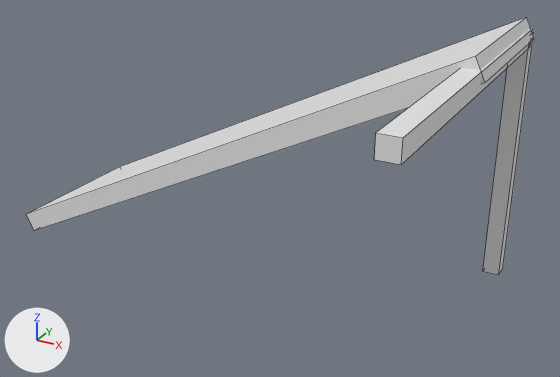
Two versions of the FBX model Assets/Models/Tetrominos/Slides/VS3.fbx, one commit apart.
Camera for both pictures: a camera (50 mm lens) standing at (11.34, -3.9, 6.96) and looking at (9.38, -0.33, 5.18). Arrows for +X, +Y and +Z are at lower left; the lights stay in place. Mesh edges are drawn as thin lines. Where no turn or scale is listed for an object, it has been applied to the vertices.
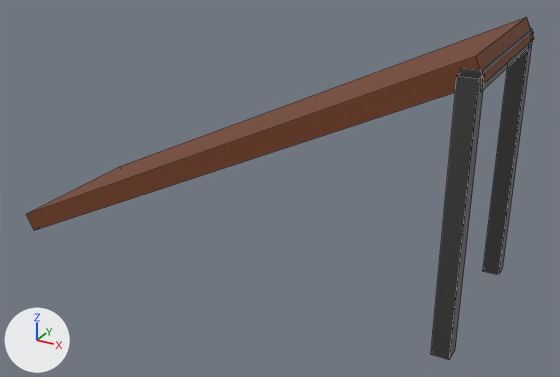
Edits to the bpy script that builds the scene:
```text
Add mat_wood:
    mat_wood = principled_material('Wood')
    mat_wood.base_color = (0.174, 0.0489, 0.0162)  # brown #743e22
    mat_wood.roughness = 0.673
Add mat_metall:
    mat_metall = principled_material('Metall')
    mat_metall.base_color = (0.135, 0.135, 0.135)  # dark grey #676767
    mat_metall.metallic = 0.85
    mat_metall.roughness = 0.28
Change me_cube_096:
    where me_cube_096.from_pydata(...)  # 8 vertices, 6 faces; spans x -1.52..1.52, y -0.5..0.5, z -0.79..0.79
    add me_cube_096.materials.append(mat_wood)  # brown #743e22
Change me_cube_039:
    where me_cube_039.from_pydata(...)  # 8 vertices, 6 faces; spans x -0.05..0.05, y -0.05..0.05, z -0.75..0.75
    add me_cube_039.materials.append(mat_metall)  # dark grey #676767
Change me_cube_038:
    where me_cube_038.from_pydata(...)  # 8 vertices, 6 faces; spans x -0.05..0.05, y -1.0..1.0, z -0.05..0.05
    add me_cube_038.materials.append(mat_metall)  # dark grey #676767
Change ob_cube_025:
    ob_cube_025.location: (1.45, -0.5, 0.0) -> (1.45, 0.0, 0.0)
    ob_cube_025.scale: (1.0, 1.0, 1.0) -> (1.0, 0.5, 1.0)
Add ob_cube_010:
    ob_cube_010 = bpy.data.objects.new('Cube.010', me_cube_039.copy())  # the mesh of ob_cube_026
    ob_cube_010.location = (10.45, -0.5, 5.274)
```

What differs and where, as boxes (x1, y1, x2, y2) in the pictures (560 x 377 px):
'Cube.022', recoloured (white to brown)
    both: (26, 17, 534, 230)
'Cube.010', added
    after: (431, 73, 484, 360)
'Cube.025', recoloured, moved, rescaled (54% narrower, 54% shorter)
    before: (374, 28, 533, 165)
    after: (460, 28, 533, 91)
'Cube.026', recoloured
    both: (483, 31, 534, 275)
